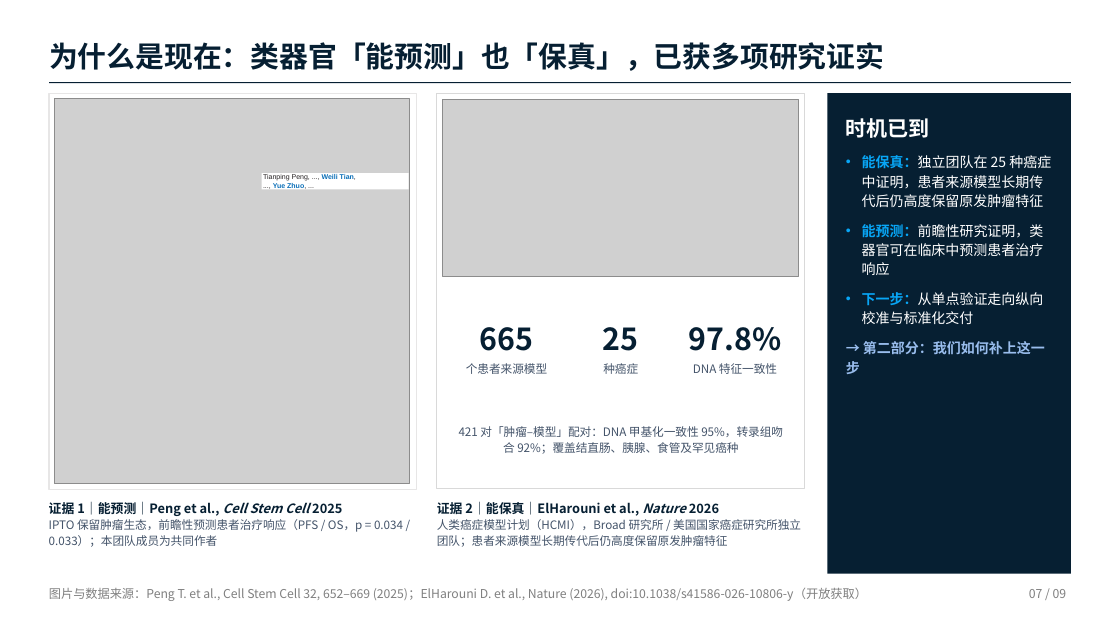
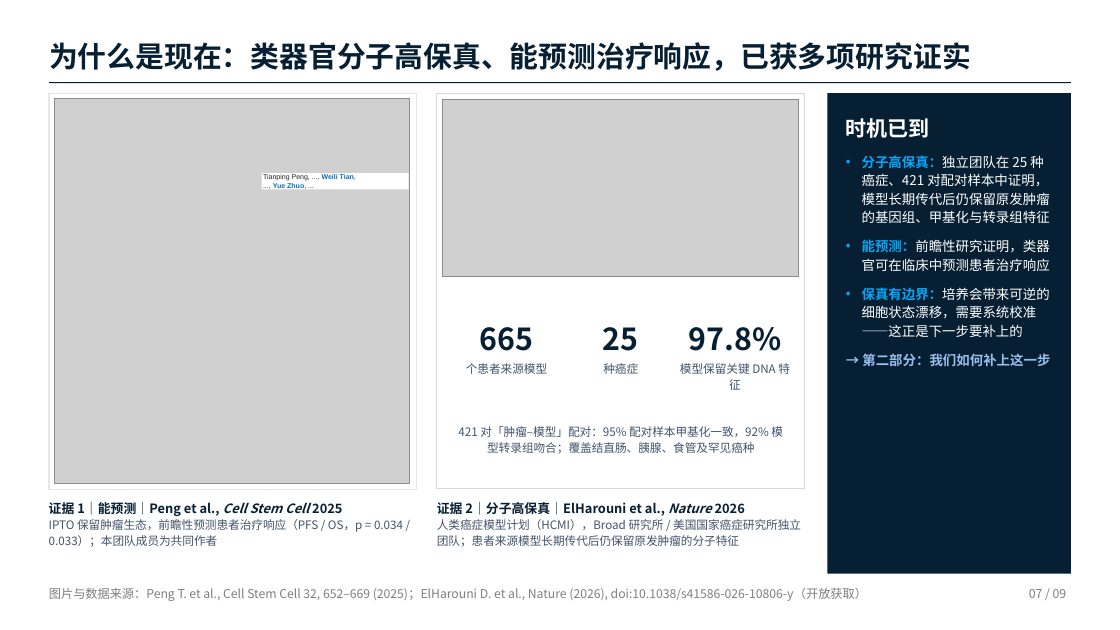
Before and after one commit to Milkar/businessPlan, a slide deck: slide 2 of slides/Vitoma_why_now_2pages_draft.pptx. Drawn at 1120x630 pixels with LibreOffice and Linux fonts; fonts in the diff are those of the drawing; grey boxes stand for pictures. Boxes give left, top, right and bottom in pixels: in the first picture for what was removed or moved away, otherwise in the second. Text is boxed around its words. In the diff, an @@ line names an element or a change of style, - is before the commit and + after.

```diff
--- a/slides/Vitoma_why_now_2pages_draft.pptx
+++ b/slides/Vitoma_why_now_2pages_draft.pptx
@@ text at [49,42,971,71]: text changed @@
-为什么是现在：类器官「能预测」也「保真」，已获多项研究证实
+为什么是现在：类器官分子高保真、能预测治疗响应，已获多项研究证实
@@ text in rectangle at [862,155,1050,223]: text changed; size 12 to 11.5 pt @@
-• 能保真：独立团队在 25 种癌症中证明，患者来源模型长期传代后仍高度保留原发肿瘤特征
+• 分子高保真：独立团队在 25 种癌症、421 对配对样本中证明，模型长期传代后仍保留原发肿瘤的基因组、甲基化与转录组特征
@@ text in rectangle at [862,239,1050,366]: size 12 to 11.5 pt in "能预测：前瞻性研究证明，类器官可在临床中预测患者治疗响应", "→ 第二部分：我们如何补上这一步" @@
@@ text in rectangle at [862,287,1050,337]: text changed; size 12 to 11.5 pt @@
-• 下一步：从单点验证走向纵向校准与标准化交付
+• 保真有边界：培养会带来可逆的细胞状态漂移，需要系统校准——这正是下一步要补上的
@@ text at [680,363,790,390]: text changed @@
-DNA 特征一致性
+模型保留关键 DNA 特征
@@ text at [458,426,783,454]: text changed @@
-421 对「肿瘤–模型」配对：DNA 甲基化一致性 95%，转录组吻合 92%；覆盖结直肠、胰腺、食管及罕见癌种
+421 对「肿瘤–模型」配对：95% 配对样本甲基化一致，92% 模型转录组吻合；覆盖结直肠、胰腺、食管及罕见癌种
@@ text at [437,501,801,547]: text changed @@
-证据 2｜能保真｜ElHarouni et al., Nature 2026
-人类癌症模型计划（HCMI），Broad 研究所 / 美国国家癌症研究所独立团队；患者来源模型长期传代后仍高度保留原发肿瘤特征
+证据 2｜分子高保真｜ElHarouni et al., Nature 2026
+人类癌症模型计划（HCMI），Broad 研究所 / 美国国家癌症研究所独立团队；患者来源模型长期传代后仍保留原发肿瘤的分子特征
```
Also in this commit, not shown: 3 other files.
